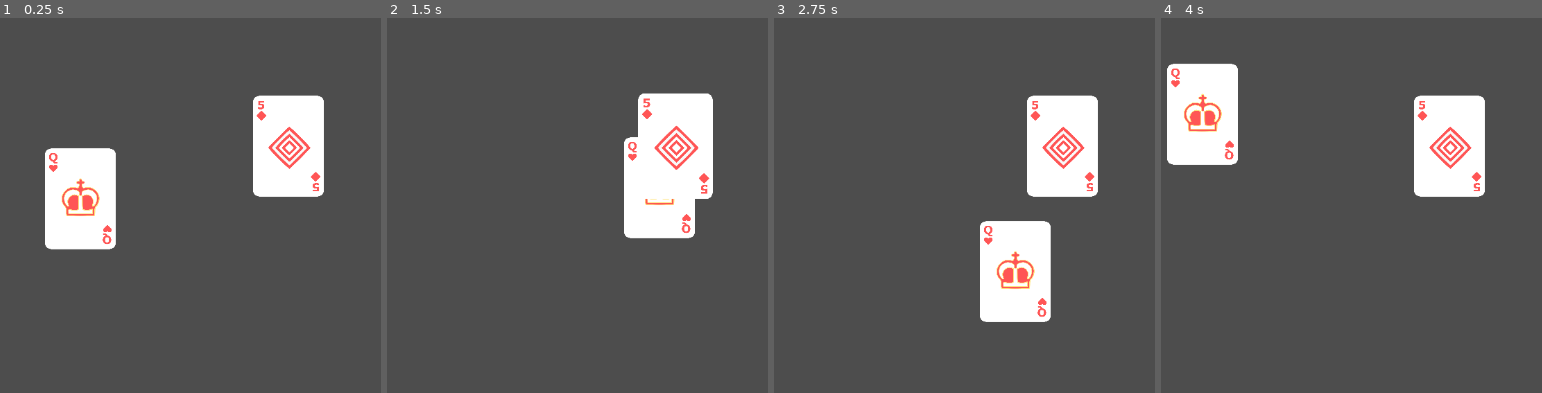
Above: before the commit, frames 1-4 (left to right).
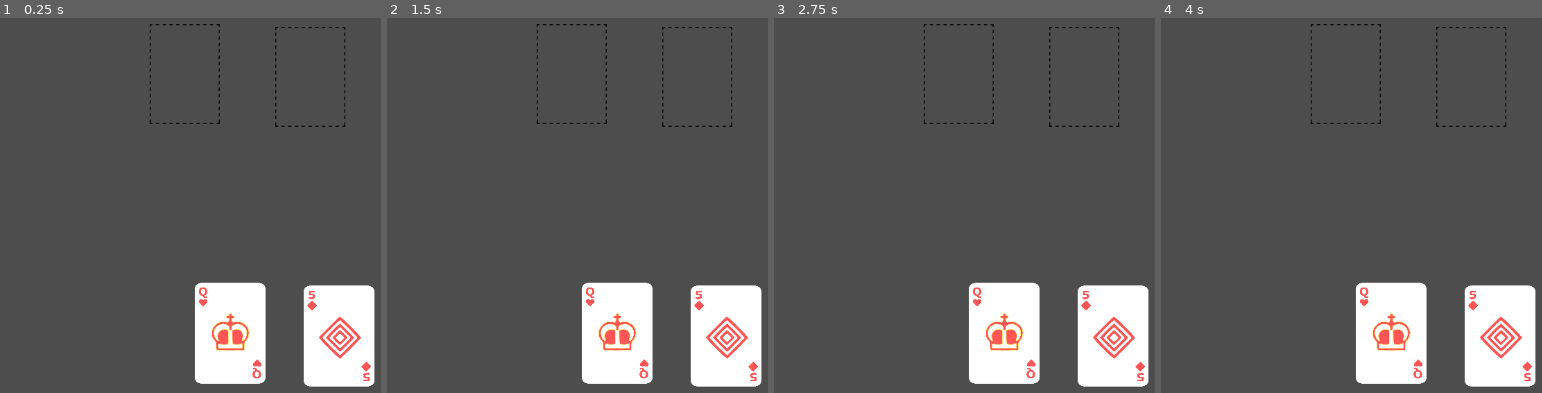
Above: after the commit, the same moments.

Repository: UsamahThani/Godot-Tutorial
Game: Godot game, scene res://scenes/main.tscn
Same seed, same stepped clock (60 frames per second), same inputs: the game is played once before the commit and once after it.
Inputs (mouse positions are in pixels of both pictures, inside the frame that each line leads up to):
- Up to frame 1 (0.25 s): no input
- Up to frame 2 (1.5 s): tap Enter at 0.5 s; drag from (467, 198) to (676, 145) at 0.52 s; tap Space at 1.25 s; drag from (676, 145) to (627, 273) at 1.27 s
- Up to frame 3 (2.75 s): tap Enter at 2 s; move the mouse to (1135, 81) at 2.02 s; click (1135, 81) at 2.17 s
- Up to frame 4 (4 s): tap Space at 2.75 s; drag from (1401, 273) to (1202, 115) at 2.77 s; tap Enter at 3.5 s; move the mouse to (outside the picture) at 3.52 s; click (outside the picture) at 3.67 s

The runs differ from the first frame. In frame 1, 20% of the frame differs, in the area x 11-99%, y 1-99%; in frame 2, 19%; in frame 3, 17%; in frame 4, 20%.

Commit message:
setel tutor 4

Diff:
--- /dev/null
+++ b/card_slot.gd
@@ -0,0 +1,3 @@
+extends Node2D
+
+var card_in_slot = false
--- /dev/null
+++ b/scenes/card_slot.tscn
@@ -0,0 +1,24 @@
+[gd_scene load_steps=4 format=3 uid="uid://dhd31f40w15oj"]
+
+[ext_resource type="Texture2D" uid="uid://b8f1p71y2bs71" path="res://assets/CardSlot.png" id="1_6xqeb"]
+[ext_resource type="Script" path="res://card_slot.gd" id="1_vyhnk"]
+
+[sub_resource type="RectangleShape2D" id="RectangleShape2D_8kd32"]
+size = Vector2(100, 144)
+
+[node name="CardSlot" type="Node2D"]
+position = Vector2(556, 276)
+script = ExtResource("1_vyhnk")
+
+[node name="CardSlotImage" type="Sprite2D" parent="."]
+position = Vector2(0.5, 0.999969)
+scale = Vector2(0.561111, 0.543396)
+texture = ExtResource("1_6xqeb")
+
+[node name="Area2D" type="Area2D" parent="."]
+collision_layer = 2
+collision_mask = 2
+
+[node name="CollisionShape2D" type="CollisionShape2D" parent="Area2D"]
+position = Vector2(0.5, 0.999969)
+shape = SubResource("RectangleShape2D_8kd32")
--- a/scenes/main.tscn
+++ b/scenes/main.tscn
@@ -1,15 +1,22 @@
-[gd_scene load_steps=3 format=3 uid="uid://crjxgcni58308"]
+[gd_scene load_steps=4 format=3 uid="uid://crjxgcni58308"]
 
 [ext_resource type="Script" path="res://scripts/card_manager.gd" id="1_2cy4k"]
+[ext_resource type="PackedScene" uid="uid://dhd31f40w15oj" path="res://scenes/card_slot.tscn" id="1_f3jn6"]
 [ext_resource type="PackedScene" uid="uid://cxlxa7tvhklkn" path="res://scenes/card.tscn" id="2_m65nq"]
 
 [node name="Main" type="Node2D"]
+
+[node name="CardSlot2" parent="." instance=ExtResource("1_f3jn6")]
+position = Vector2(617, 172)
+
+[node name="CardSlot" parent="." instance=ExtResource("1_f3jn6")]
+position = Vector2(436, 168)
 
 [node name="CardManager" type="Node2D" parent="."]
 script = ExtResource("1_2cy4k")
 
 [node name="Card" parent="CardManager" instance=ExtResource("2_m65nq")]
-position = Vector2(286, 349)
+position = Vector2(502, 543)
 
 [node name="Card2" parent="CardManager" instance=ExtResource("2_m65nq")]
-position = Vector2(586, 273)
+position = Vector2(659, 547)
--- a/scripts/card_manager.gd
+++ b/scripts/card_manager.gd
@@ -1,6 +1,8 @@
 extends Node2D
 
 const COLLISION_MASK_CARD = 1
+const COLLISION_MASK_CARD_SLOT = 2
+
 var screen_size
 var card_being_dragged
 var is_hovering_on_card
@@ -37,6 +39,17 @@
 	if result.size() > 0:
 		#return result[0].collider.get_parent()
 		return get_card_with_highest_z_index(result)
+	return null
+
+func raycast_check_for_card_slot():
+	var space_state = get_world_2d().direct_space_state
+	var parameters = PhysicsPointQueryParameters2D.new()
+	parameters.position = get_global_mouse_position()
+	parameters.collide_with_areas = true
+	parameters.collision_mask = COLLISION_MASK_CARD_SLOT
+	var result = space_state.intersect_point(parameters)
+	if result.size() > 0:
+		return result[0].collider.get_parent()
 	return null
 
 func get_card_with_highest_z_index(cards):
@@ -88,5 +101,11 @@
 	card.scale = Vector2(1, 1)
 
 func finish_drag():
-	card_being_dragged = Vector2(1.05, 1.05)
+	card_being_dragged.scale = Vector2(1.05, 1.05)
+	var card_slot_found = raycast_check_for_card_slot()
+	if card_slot_found and not card_slot_found.card_in_slot:
+		# Card dropped in empty card slot
+		card_being_dragged.position = card_slot_found.position
+		card_being_dragged.get_node("Area2D/CollisionShape2D").disabled = true
+		card_slot_found.card_in_slot = true
 	card_being_dragged = null
Binary file added: assets/CardSlot.png
Not shown, added: assets/CardSlot.png.import
